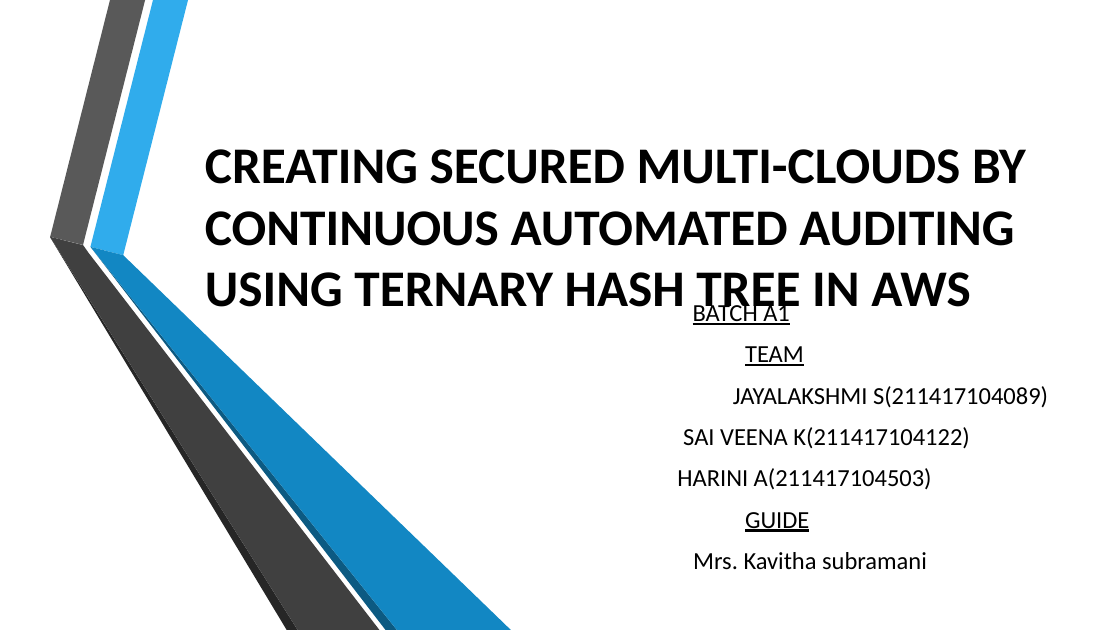
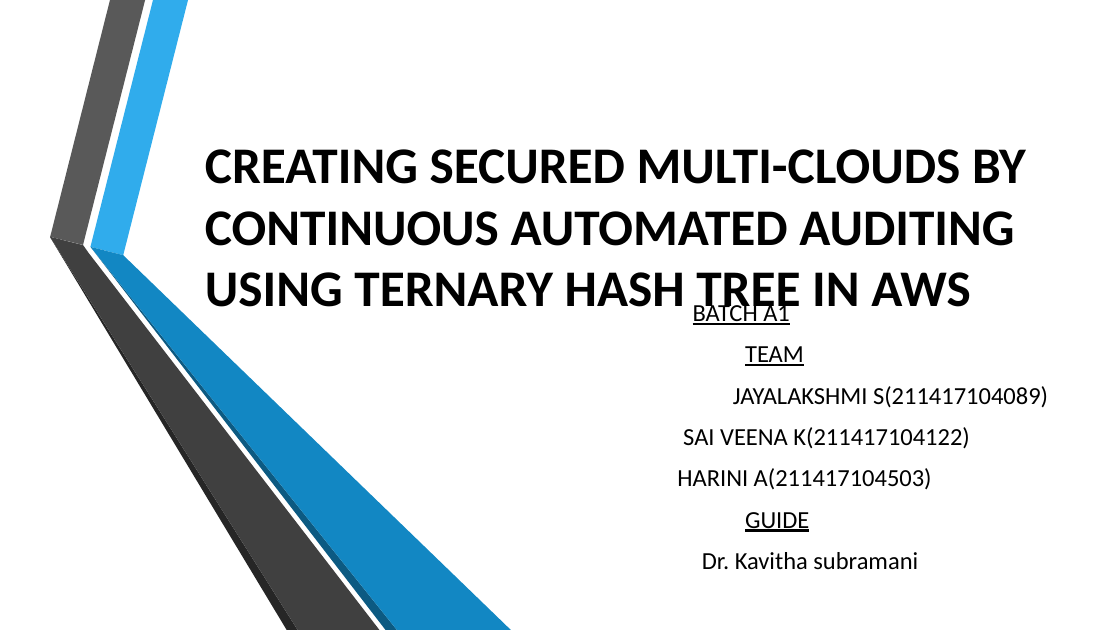
Before and after one commit to BatchNoA1/A1TernaryHashTree, a slide deck: slide 1 of ppt.pptx. Drawn at 1120x630 pixels with LibreOffice and Linux fonts; fonts in the diff are those of the drawing; background and template pictures are left out. Boxes give left, top, right and bottom in pixels: in the first picture for what was removed or moved away, otherwise in the second. Text is boxed around its words. In the diff, an @@ line names an element or a change of style, - is before the commit and + after.

```diff
--- a/ppt.pptx
+++ b/ppt.pptx
@@ subtitle at box(702, 552, 918, 569): text changed @@
-Mrs. Kavitha subramani
+Dr. Kavitha subramani
```
